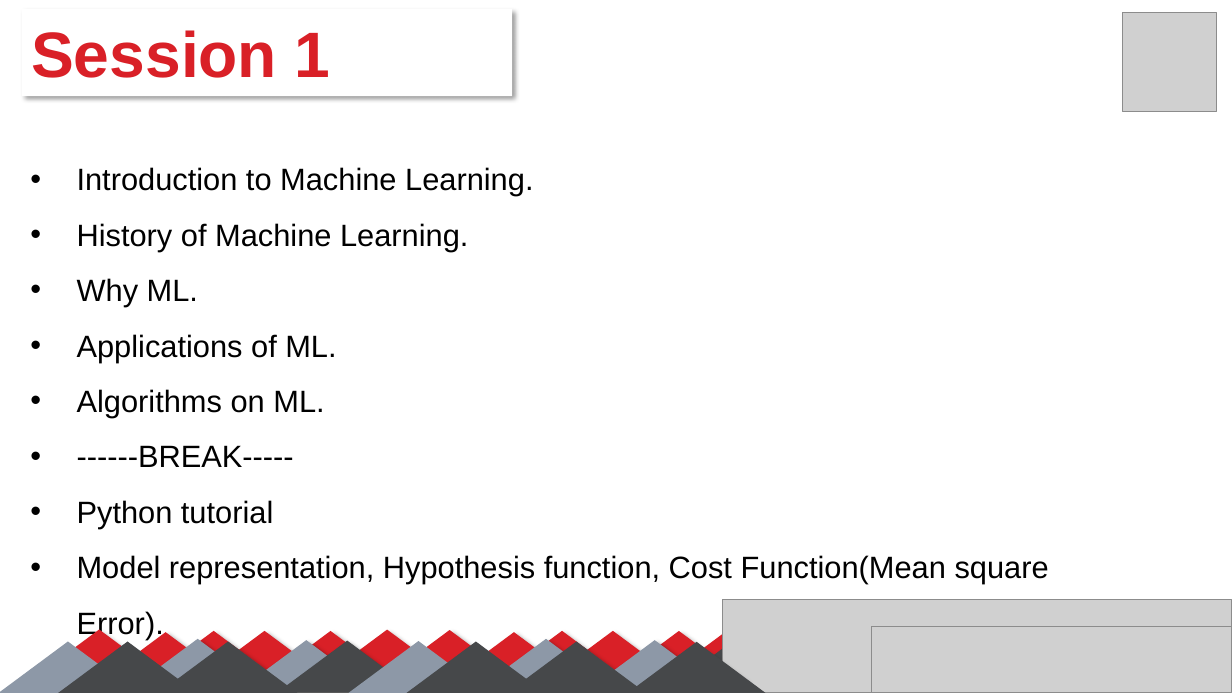
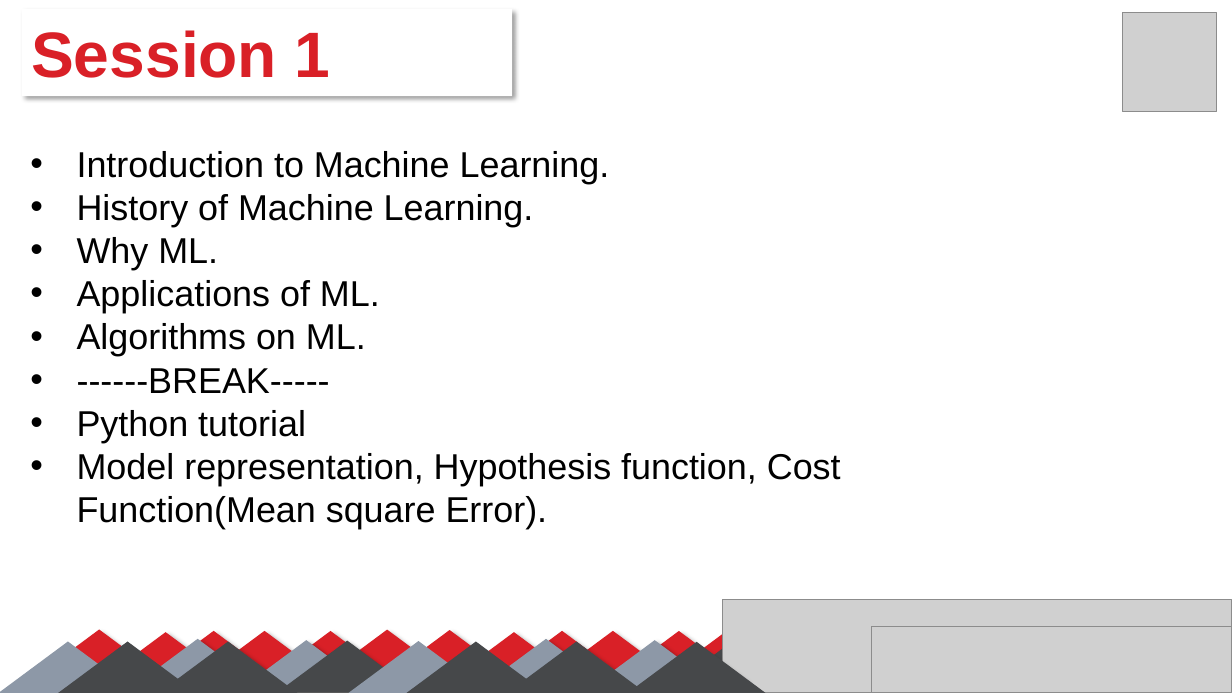
Before and after one commit to SalmaGira/machine-learning-workshop-Kvector, a slide deck: slide 2 of Sessions/Session 1/Session_01.pptx. Drawn at 1232x693 pixels with LibreOffice and Linux fonts; fonts in the diff are those of the drawing; grey boxes stand for pictures. Boxes give left, top, right and bottom in pixels: in the first picture for what was removed or moved away, otherwise in the second. Text is boxed around its words. In the diff, an @@ line names an element or a change of style, - is before the commit and + after.

```diff
--- a/Sessions/Session 1/Session_01.pptx
+++ b/Sessions/Session 1/Session_01.pptx
@@ text "Introduction to Machine Learning." at [77,151,841,529]: size 24 to 28 pt; line spacing 1.5 to 1 @@
```
Also in this commit, not shown: 10 other slides changed.
